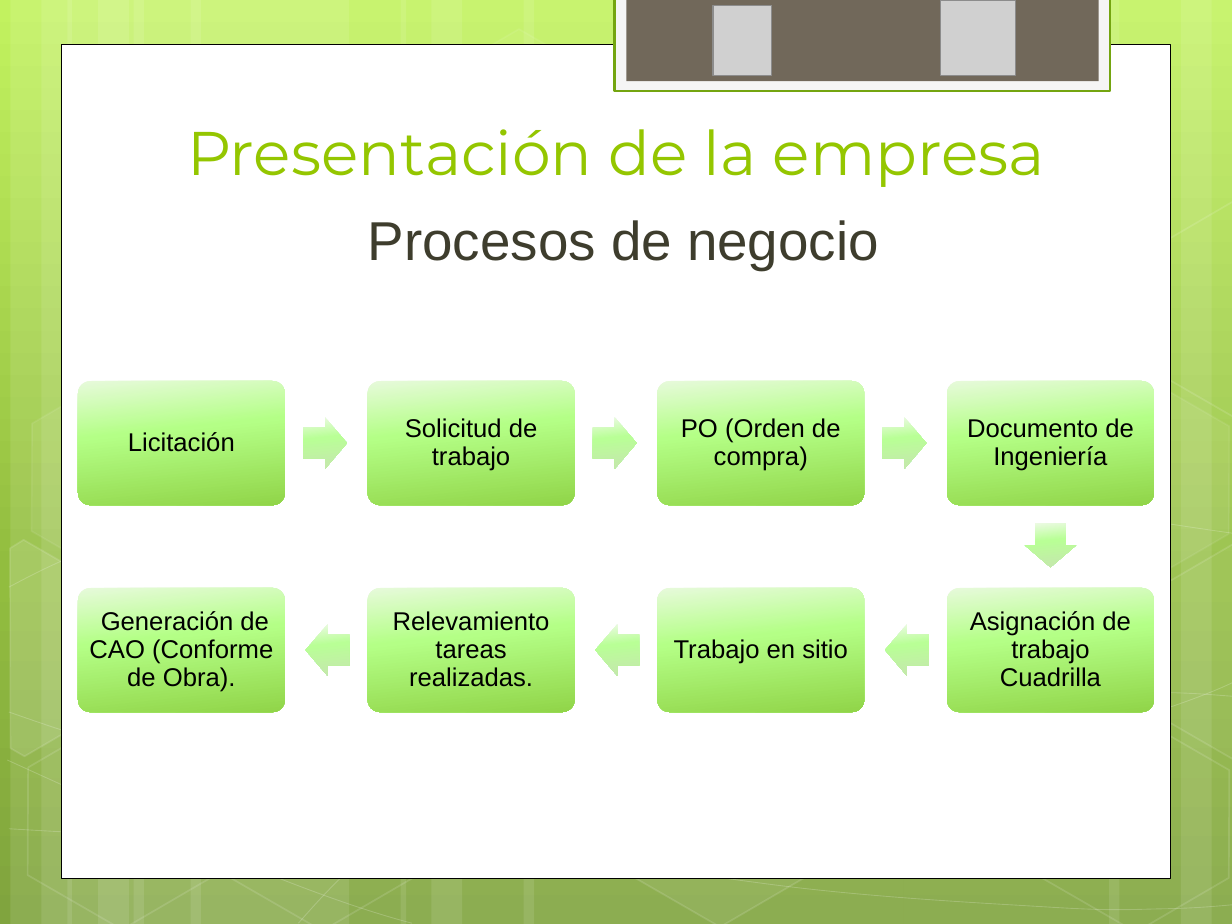
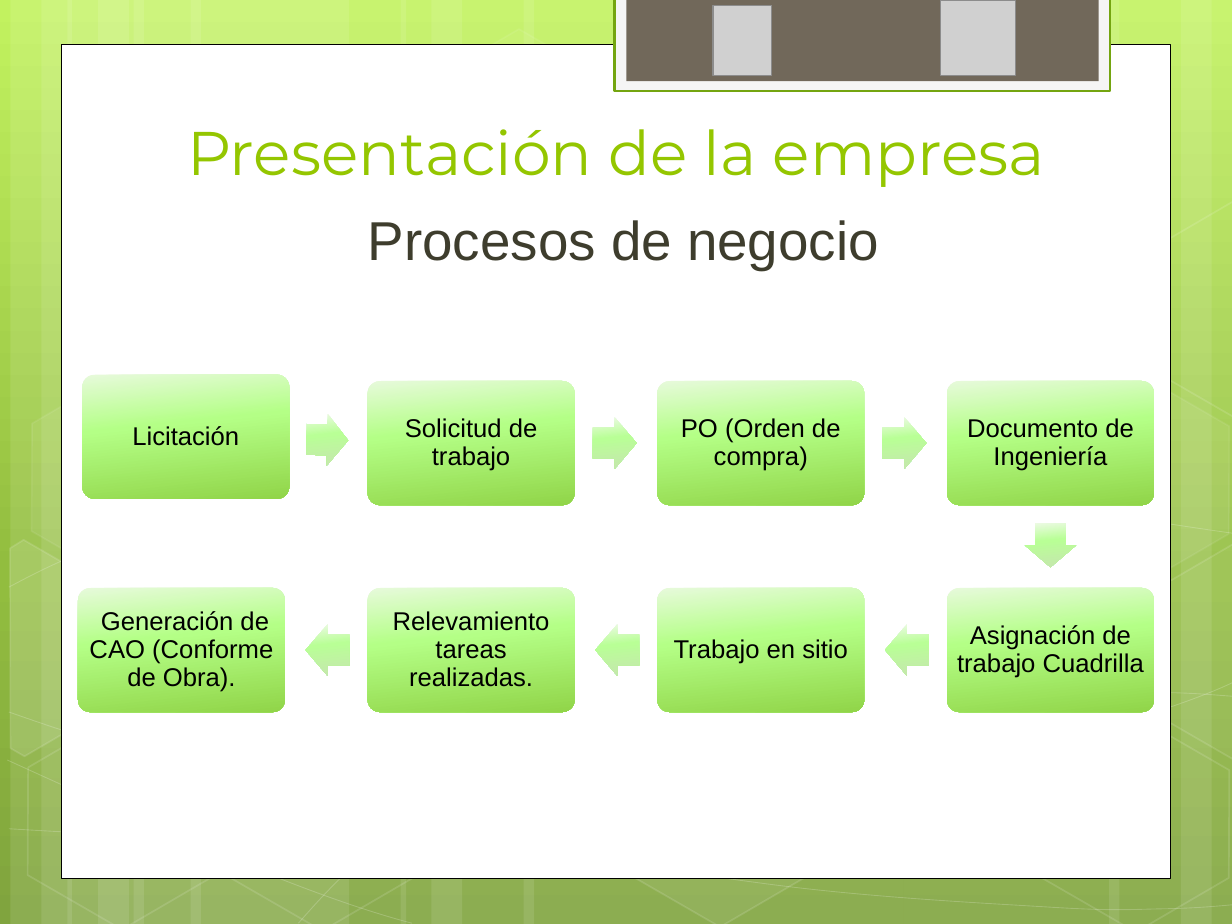
Before and after one commit to ptissera/habilitacion-profesional-2012-4k4, a slide deck: slide 9 of Documentacion/Informe Preliminar/Presentacion Informe Preliminar.pptx. Drawn at 1232x924 pixels with LibreOffice and Linux fonts; fonts in the diff are those of the drawing; grey boxes stand for pictures. Boxes give left, top, right and bottom in pixels: in the first picture for what was removed or moved away, otherwise in the second. Text is boxed around its words. In the diff, an @@ line names an element or a change of style, - is before the commit and + after.

```diff
--- a/Documentacion/Informe Preliminar/Presentacion Informe Preliminar.pptx
+++ b/Documentacion/Informe Preliminar/Presentacion Informe Preliminar.pptx
@@ text "Licitación": place and size @@
-text "Licitación" at [128, 432, 235, 452]
+text "Licitación" at [132, 426, 239, 446]
@@ rounded rectangle: place and size @@
-rounded rectangle at [78, 381, 285, 505]
+rounded rectangle at [83, 375, 290, 499]
@@ right arrow at [306, 413, 349, 466]: rotation 0 to 1 degrees @@
@@ text "Asignación de trabajo Cuadrilla" rewrapped from [970, 611, 1131, 687] to [957, 625, 1144, 678] @@
```
Also in this commit, not shown: 2 other slides changed.
